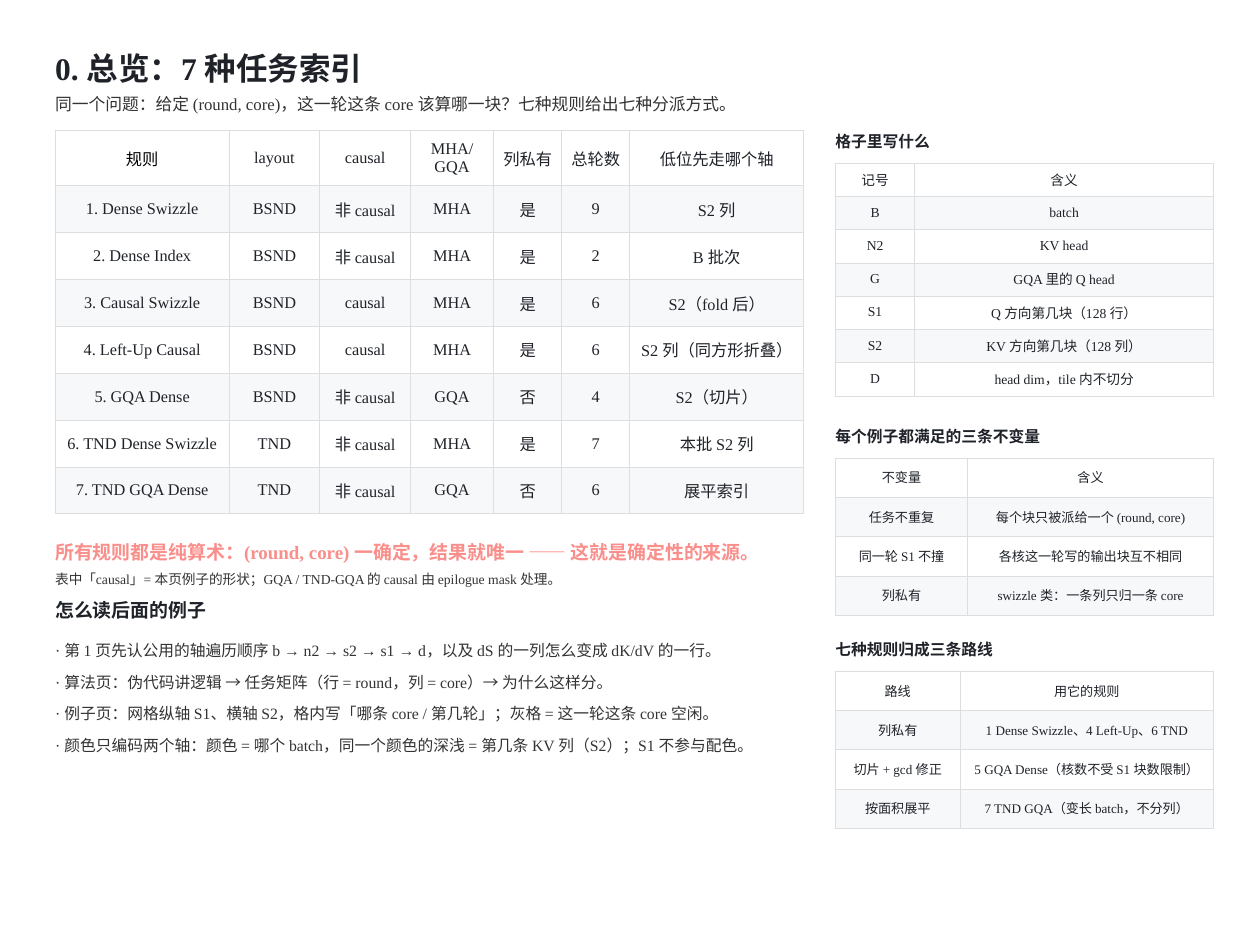
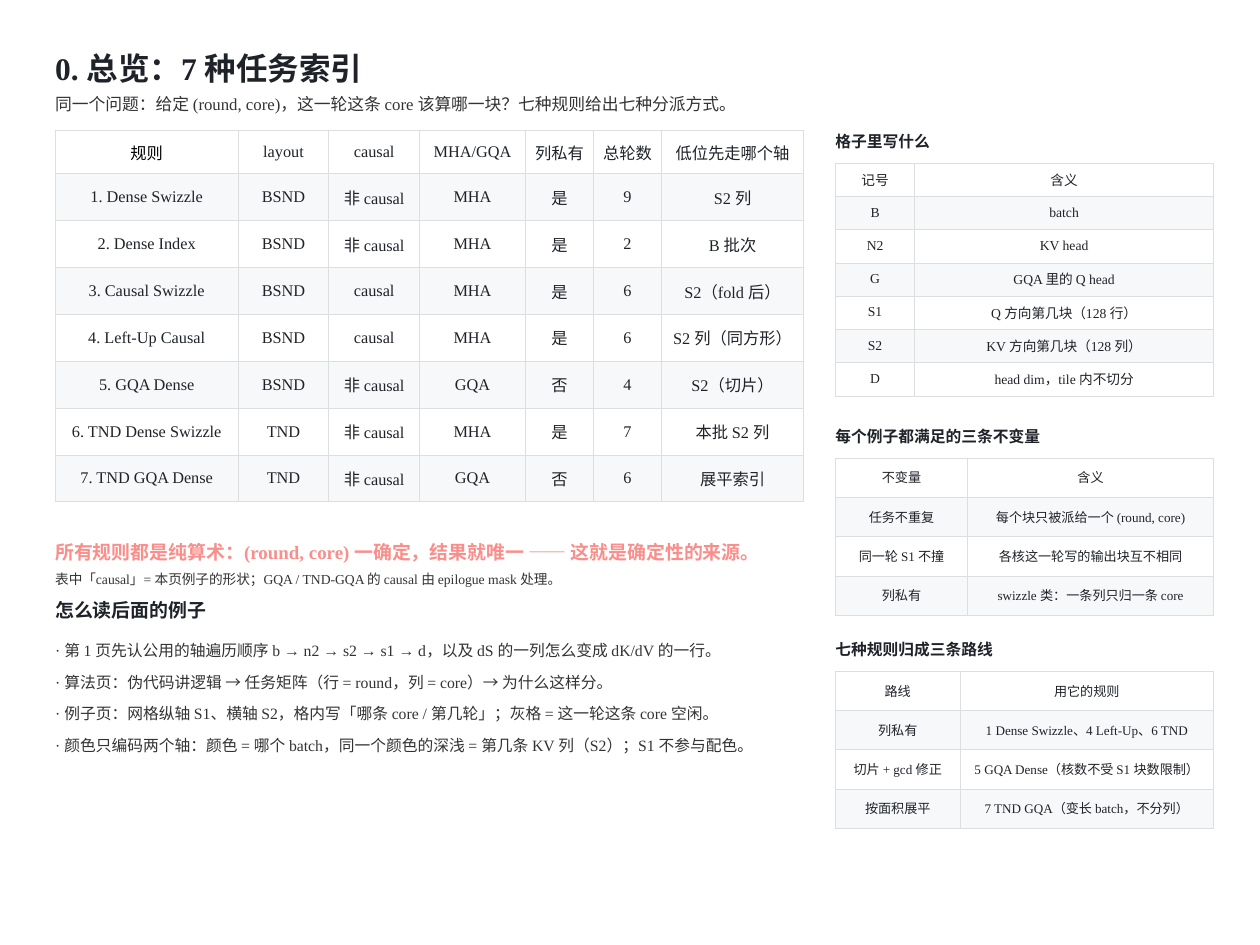
Before and after one commit to guomc9/SeeTen, a slide deck: slide 1 of cases/flash-attention-det-accum/out/v4-index-schedules.pptx. Drawn at 1260x945 pixels with LibreOffice and Linux fonts; fonts in the diff are those of the drawing. Boxes give left, top, right and bottom in pixels: in the first picture for what was removed or moved away, otherwise in the second. Text is boxed around its words. In the diff, an @@ line names an element or a change of style, - is before the commit and + after.

Commit message:
Fix width estimator for capital letters; widen the overview MHA/GQA column
est_text_width under-measured uppercase (0.62em vs real TNR ~0.70-0.92em), so
capital-heavy headers such as MHA/GQA were sized too narrow and got clipped by
the renderer. Uppercase now 0.70em (M/W 0.92em, slash 0.28em); the overview
MHA/GQA column widens 1.10 -> 1.40in and the last column text is shortened;
applicability panels rebalance columns/status text and drop to 11pt so the
predicate-derived conditions still fit. Deck regenerated: 0 out-of-bounds /
0 overlaps / 0 cell issues / 0 tight gaps; check_case ALL PASS.

```diff
--- a/cases/flash-attention-det-accum/out/v4-index-schedules.pptx
+++ b/cases/flash-attention-det-accum/out/v4-index-schedules.pptx
@@ table at [55, 130, 803, 502] @@
-row 5, column 7: S2 列（同方形折叠）
+row 5, column 7: S2 列（同方形）
```
Also in this commit, not shown: 7 other slides changed, 3 other files.
